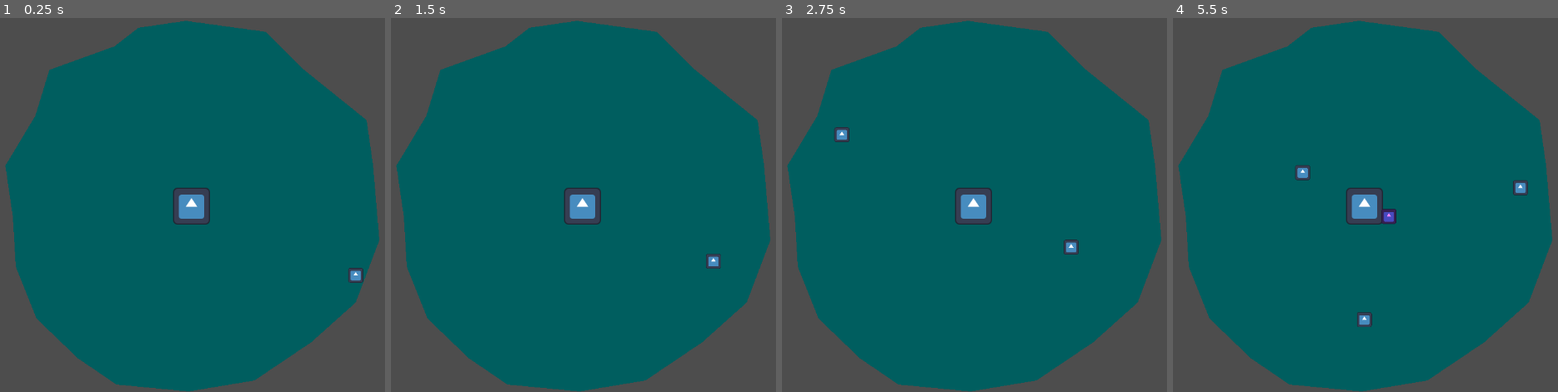
Above: before the commit, frames 1-4 (left to right).
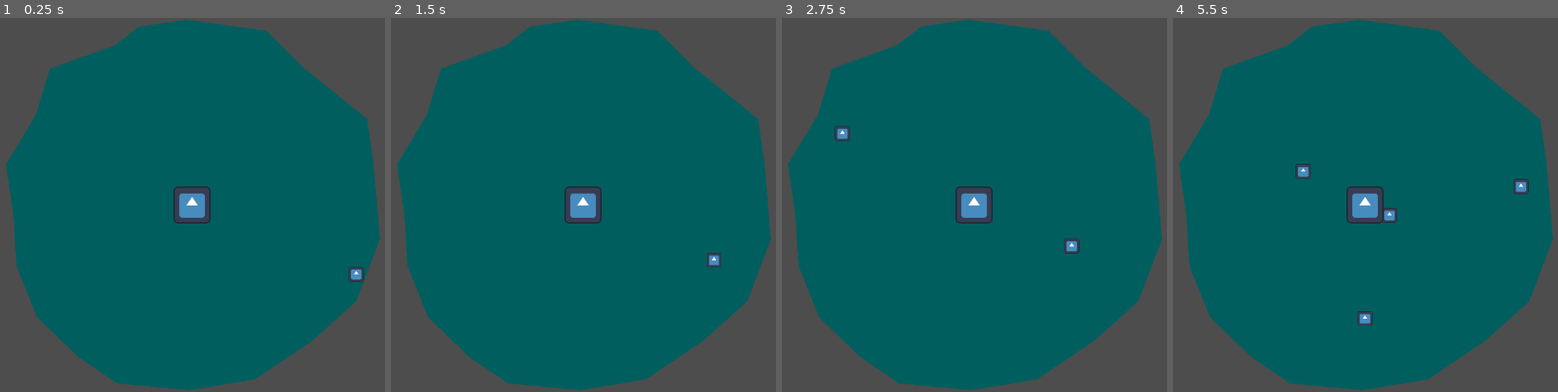
Above: after the commit, the same moments.

Repository: alifeee/loop
Game: Godot game, scene res://scenes/main.tscn
Same seed, same stepped clock (60 frames per second), same inputs: the game is played once before the commit and once after it. The engine's default icon, where the game draws it, is replaced by a stand-in: a white triangle on a blue panel in a dark square.
Inputs (mouse positions are in pixels of both pictures, inside the frame that each line leads up to):
- Up to frame 1 (0.25 s): no input
- Up to frame 2 (1.5 s): tap Enter at 0.5 s; move the mouse to (729, 186) at 0.52 s; click (729, 186) at 0.67 s; move the mouse to (448, 223) at 1.27 s; click (448, 223) at 1.42 s
- Up to frame 3 (2.75 s): move the mouse to (1039, 122) at 2.02 s; click (1039, 122) at 2.17 s
- Up to frame 4 (5.5 s): move the mouse to (1330, 279) at 2.77 s; click (1330, 279) at 2.92 s; move the mouse to (outside the picture) at 3.52 s; click (outside the picture) at 3.67 s; move the mouse to (outside the picture) at 4.27 s; click (outside the picture) at 4.42 s; move the mouse to (1400, 205) at 5.02 s; click (1400, 205) at 5.17 s

The runs differ from the first frame. In frame 1, 1.2% of the frame differs, in the area x 1-99%, y 0-100%; in frame 2, 1.2%; in frame 3, 1.2%; in frame 4, 1.5%.

Commit message:
fix loop and enemy collision detection

Diff:
--- a/scenes/main.tscn
+++ b/scenes/main.tscn
@@ -1,10 +1,9 @@
-[gd_scene load_steps=6 format=3 uid="uid://c06e8kqm41gh3"]
+[gd_scene load_steps=5 format=3 uid="uid://c06e8kqm41gh3"]
 
 [ext_resource type="Script" uid="uid://cis34mrvusi2o" path="res://scripts/portal.gd" id="1_0wfyh"]
 [ext_resource type="Script" uid="uid://c8u5g67s4bvvo" path="res://scripts/player.gd" id="1_jyhfs"]
 [ext_resource type="Texture2D" uid="uid://wajv0p62nlg7" path="res://icon.svg" id="1_o5qli"]
 [ext_resource type="PackedScene" uid="uid://ck2h376ut281v" path="res://scenes/loop.tscn" id="5_tbgi4"]
-[ext_resource type="Script" uid="uid://cxanaah6bibsi" path="res://scripts/camera_2d.gd" id="5_tefeu"]
 
 [node name="Node2D" type="Node2D" node_paths=PackedStringArray("loop1")]
 script = ExtResource("1_jyhfs")
@@ -14,26 +13,25 @@
 color = Color(0, 0.371127, 0.37457, 1)
 polygon = PackedVector2Array(566, 3, 705, 22, 771, 88, 879, 175, 890, 252, 901, 383, 860, 491, 783, 560, 685, 626, 571, 645, 446, 633, 380, 588, 308, 519, 272, 429, 267, 343, 254, 254, 306, 167, 330, 88, 443, 47, 484, 15)
 
-[node name="InsidePortal" type="Node2D" parent="."]
+[node name="Spawner" type="Node2D" parent="."]
 position = Vector2(576, 324)
 script = ExtResource("1_0wfyh")
 spawn_from = 1
 
-[node name="Sprite2D" type="Sprite2D" parent="InsidePortal"]
+[node name="SpawnTimer" type="Timer" parent="Spawner"]
+wait_time = 1.5
+autostart = true
+
+[node name="Centre" type="Node2D" parent="."]
+
+[node name="Sprite2D" type="Sprite2D" parent="Centre"]
+position = Vector2(576, 324)
 scale = Vector2(0.5, 0.5)
 texture = ExtResource("1_o5qli")
-
-[node name="SpawnTimer" type="Timer" parent="InsidePortal"]
-wait_time = 1.5
-autostart = true
 
 [node name="Loop1" parent="." instance=ExtResource("5_tbgi4")]
 position = Vector2(-44, -48)
 attack_type = 1
 DAMAGE_PERCENT = 50.0
 
-[node name="Camera2D" type="Camera2D" parent="."]
-position = Vector2(577, 322)
-script = ExtResource("5_tefeu")
-
-[connection signal="timeout" from="InsidePortal/SpawnTimer" to="InsidePortal" method="_on_timer_timeout"]
+[connection signal="timeout" from="Spawner/SpawnTimer" to="Spawner" method="_on_timer_timeout"]
--- /dev/null
+++ b/scenes/test.tscn
@@ -0,0 +1,18 @@
+[gd_scene load_steps=4 format=3 uid="uid://c51kaeayp4wn"]
+
+[ext_resource type="PackedScene" uid="uid://ck2h376ut281v" path="res://scenes/loop.tscn" id="1_errlg"]
+[ext_resource type="Script" uid="uid://cpqp16d3dm71j" path="res://scripts/test.gd" id="1_iyx0m"]
+[ext_resource type="PackedScene" uid="uid://bl2csjlnsrcy7" path="res://scenes/demon.tscn" id="2_bl13t"]
+
+[node name="test" type="Node2D"]
+script = ExtResource("1_iyx0m")
+
+[node name="Loop1" parent="." instance=ExtResource("1_errlg")]
+position = Vector2(48, 55)
+attack_type = 1
+DAMAGE_PERCENT = 50.0
+
+[node name="Demon" parent="." instance=ExtResource("2_bl13t")]
+position = Vector2(104, 51)
+walk_angle = -2.0
+walk_speed = 5.0
--- a/scripts/demon.gd
+++ b/scripts/demon.gd
@@ -5,6 +5,7 @@
 @export var walk_speed: float
 var health: float = 100
 var dead: bool = false
+var hittween: Tween
 
 func _ready() -> void:
 	pass
@@ -19,14 +20,19 @@
 	)
 
 func hit(damage: float):
+	print("got hit")
+	if hittween:
+		hittween.kill()
+	hittween = get_tree().create_tween()
+	scale = Vector2(1.2,1.2)
+	hittween.tween_property(self, "scale", Vector2(1,1,), 0.1)
 	health -= damage
 	if health <= 0:
 		die()
-	var tween = get_tree().create_tween()
-	scale = Vector2(1.1,1.1)
-	tween.tween_property(self, "scale", Vector2(1,1), 0.1)
 
 func die() -> void:
+	if hittween:
+		hittween.kill()
 	dead = true
 	self.walk_speed = 0
 	self.modulate = Color("#f0ff")
--- a/scripts/loop.gd
+++ b/scripts/loop.gd
@@ -7,15 +7,28 @@
 @export var DAMAGE_PERCENT: float = 20
 
 var fadetween: Tween
+var current_bodies: Array[Node2D] = []
 
 func _process(delta: float) -> void:
 	#var attack_targets = get_overlapping_bodies()
 	pass
 
 func _on_body_entered(body: Node2D) -> void:
+	#print("add ", body, " to bodies")
+	if body not in current_bodies:
+		current_bodies.append(body)
+		body.hit(DAMAGE_PERCENT)
+	if attack_type != ATTACK_TYPES.DamageOverTime:
+		return
 	body.modulate = Color("#f8ff")
 
 func _on_body_exited(body: Node2D) -> void:
+	#print("remove ", body, " to bodies")
+	current_bodies.remove_at(
+		current_bodies.find(body)
+	)
+	if attack_type != ATTACK_TYPES.DamageOverTime:
+		return
 	if body is Demon and not body.dead:
 		body.modulate = Color("#ffff")
 
@@ -35,7 +48,9 @@
 func do_punch_and_disappear() -> void:
 	if attack_type != ATTACK_TYPES.Instant:
 		return
-	var attack_targets: Array[Node2D] = get_overlapping_bodies()
+	#var attack_targets: Array[Node2D] = get_overlapping_bodies()
+	var attack_targets: Array[Node2D] = current_bodies
+	#print("got attack targets", attack_targets)
 	for target in attack_targets:
 		if target is Demon:
 			target.hit(DAMAGE_PERCENT)
--- a/scripts/player.gd
+++ b/scripts/player.gd
@@ -4,6 +4,6 @@
 
 func _input(event):
 	if event is InputEventMouseButton and event.is_released():
-		print("mouse button event at ", event.position)
+		#print("mouse button event at ", event.position)
 		loop1.position = event.position
 		loop1.do_punch_and_disappear()
--- a/scripts/portal.gd
+++ b/scripts/portal.gd
@@ -11,13 +11,13 @@
 
 func _on_timer_timeout() -> void:
 	if spawn_from == SPAWN_FROM.Centre:
-		print("spawning demon from centre")
+		#print("spawning demon from centre")
 		var newdemon: Demon = packeddemon.instantiate()
 		newdemon.position = Vector2(0,0)
 		newdemon.walk_angle = rng.randf_range(0.0, 2*PI)
 		add_child(newdemon)
 	if spawn_from == SPAWN_FROM.Outside:
-		print("spawning demon from outside")
+		#print("spawning demon from outside")
 		var newdemon: Demon = packeddemon.instantiate()
 		var spawning_angle = rng.randf_range(0.0, 2*PI)
 		var spawning_distance = 320 # px
@@ -26,6 +26,6 @@
 			spawning_distance * cos(spawning_angle)
 		)
 		newdemon.walk_angle = spawning_angle - PI
-		print(newdemon.position)
-		print(newdemon.walk_angle)
+		#print(newdemon.position)
+		#print(newdemon.walk_angle)
 		add_child(newdemon)
--- /dev/null
+++ b/scripts/test.gd
@@ -0,0 +1,5 @@
+extends Node2D
+
+func _process(delta: float) -> void:
+	print("areas", $Loop1.get_overlapping_areas())
+	print("bodies", $Loop1.get_overlapping_bodies())
Not shown, added: scripts/test.gd.uid
